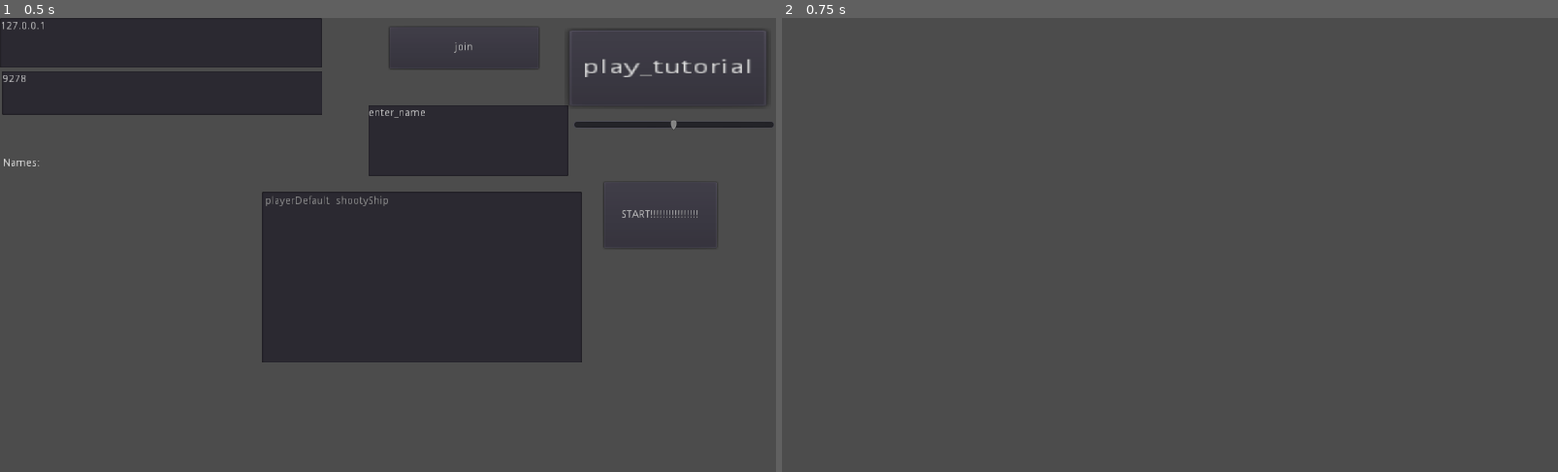
Above: before the commit, frames 1-2 (left to right).
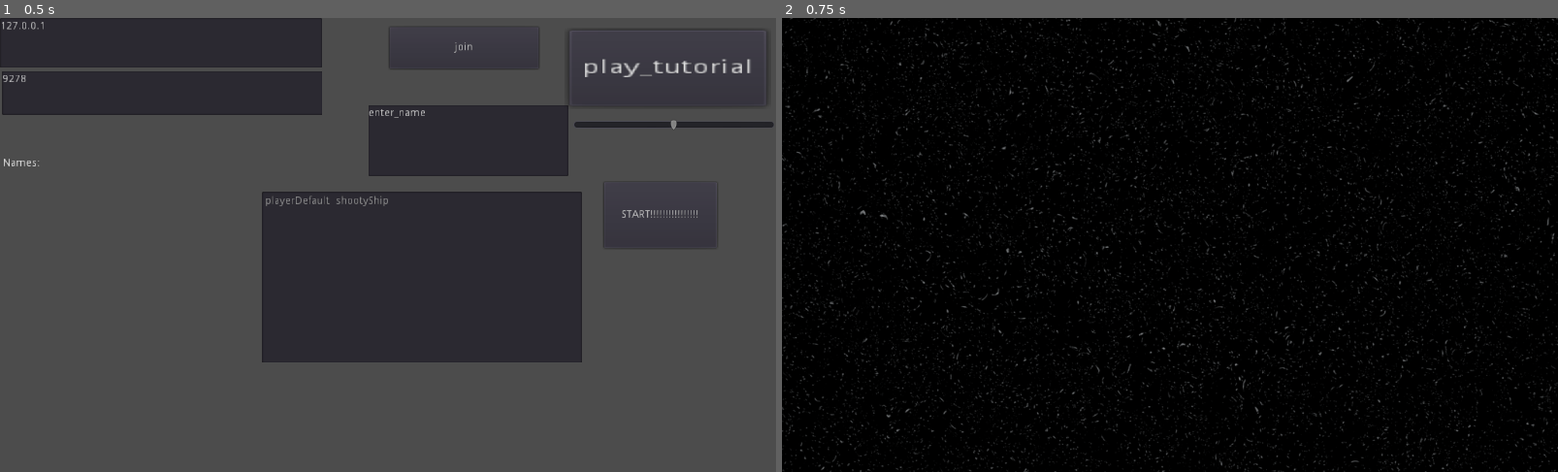
Above: after the commit, the same moments.

Repository: mward25/astroid_defense
Game: Godot game, scene res://main.tscn
The game is run twice, just before and just after one commit, with the same random seed, the same clock (stepped at 60 frames per second) and the same inputs. A sky picture missing from this copy of the repository is replaced by a grey-blue gradient.
Inputs:
- Up to frame 1 (0.5 s): no input
- Up to frame 2 (0.75 s): click "START!!!!!!!!!!!!!!!!" at 0.5 s

Frame 1 is identical in both runs. In frame 2, 100% of the frame differs, in the area x 0-100%, y 0-100%.
Error before the commit: Attempt to call function 'instance' in base 'null instance' on a null instance. (res://network.gd.gd:46)
Error after the commit: Attempt to call function 'instance' in base 'null instance' on a null instance. (res://network.gd.gd:47)

Commit message:
fixed issues with changing scene

Diff:
--- a/levels/home_steads/default.gd
+++ b/levels/home_steads/default.gd
@@ -49,9 +49,10 @@
 # Called when the node enters the scene tree for the first time.
 func _ready():
 	yield(self, "playerEntered")
+#	yield(get_node(playerMain), "draw")
 	targets.append(get_node(playerMain).get_path())
+
 	loadSave()
-	yield(get_tree().create_timer(1), "timeout")
 
 	if levelOwner == $"/root/Network".myInfo.name:
 		isLevelOwner = true
--- a/network.gd.gd
+++ b/network.gd.gd
@@ -1,6 +1,7 @@
 extends Node
 var finishedOnReady = false
 signal finishedOnReadySignal
+export var defaultWorld = "res://levels/space/space_centor.tscn"
 var playing = false
 # Declare member variables here. Examples:
 # var a = 2
@@ -37,7 +38,7 @@
 		get_tree().set_pause(true)
 	var selfPeerID = get_tree().get_network_unique_id()
 
-	var world = load("res://levels/test/super_simple.tscn").instance()
+	var world = load(defaultWorld).instance()
 	world.set_name("world")
 	get_node("/root").add_child(world)
 
@@ -73,7 +74,7 @@
 	print("done_preconfiguring")
 	var who = get_tree().get_rpc_sender_id()
 
-	var world = load("res://levels/test/super_simple.tscn").instance()
+	var world = load(defaultWorld).instance()
 	world.set_name("world")
 	get_node("/root").add_child(world)
 
@@ -138,7 +139,7 @@
 	pass
 
 
-func changeMyScene(pathToMyPlayer, sceneToChangeTo):
+func changeMyScene(pathToMyPlayer, sceneToChangeTo, positionToSpawn: Vector2 = Vector2(0,0)):
 	print("tree_before:")
 	$"/root".print_tree_pretty()
 	if get_node_or_null(pathToMyPlayer) == null:
@@ -146,13 +147,15 @@
 	var playerName = get_node(pathToMyPlayer).name
 	var player = get_node(pathToMyPlayer)
 	player.name = playerName
+
 	var SceneToChangeTo = load(sceneToChangeTo).instance()
 
 
-
+#	if it is not on the machine playing on destroy our player
 	if player.isMyPlayer == false:
 		player.queue_free()
 	else:
+#		detect ig the scene we want to change to exists, if it does not add it
 		if get_node_or_null("/root/" + SceneToChangeTo.name) == null:
 			$"/root".add_child(SceneToChangeTo)
 			player.get_parent().remove_child(player)
@@ -173,6 +176,7 @@
 					playertmp.set_name(str(p))
 					print("adding ", str(p), " to scene")
 					playertmp.set_network_master(int(p))
+					playertmp.position = positionToSpawn
 			#		player.set_network_master(1)
 					get_node(myInfo.location).add_child(playertmp)
 
--- a/objects/shortcuts/planet/planet_shortcut_default.gd
+++ b/objects/shortcuts/planet/planet_shortcut_default.gd
@@ -11,13 +11,13 @@
 
 # Called when the node enters the scene tree for the first time.
 func _ready():
-	if !firstTime:
-		isReady = true
+	pass
 
 
 # Called every frame. 'delta' is the elapsed time since the previous frame.
-#func _process(delta):
-#	pass
+func _process(delta):
+	if !firstTime:
+		isReady = true
 
 
 func _on_PlanetShortcutDefault_body_entered(body):
